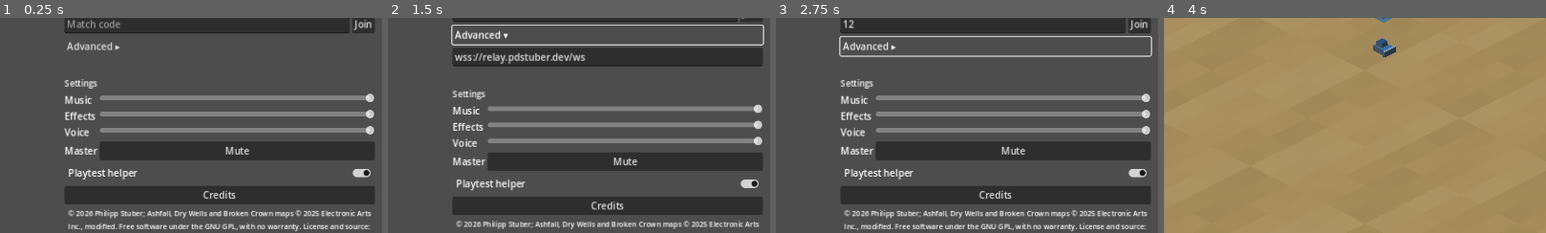
Above: before the commit, frames 1-4 (left to right).
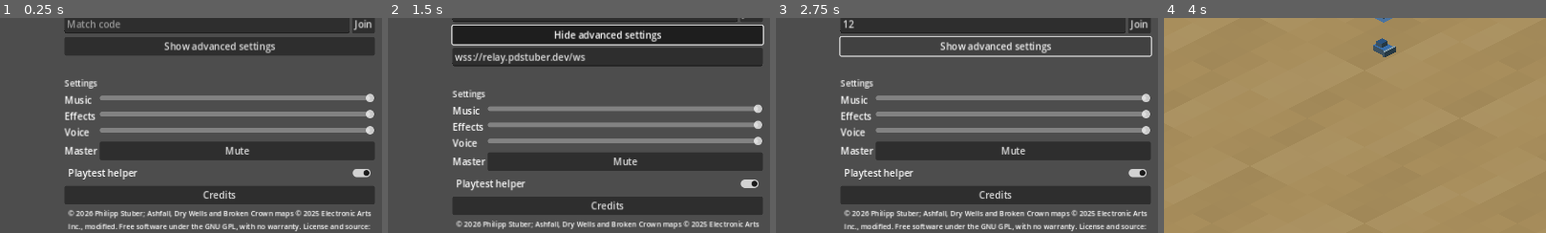
Above: after the commit, the same moments.

Repository: pdstuber/wargrid
Game: Godot game, scene res://scenes/launcher.tscn
Same seed, same stepped clock (60 frames per second), same inputs: the game is played once before the commit and once after it.
Inputs (mouse positions are % of the whole screen's width and height, from its top left):
- Up to frame 1 (0.25 s): no input
- Up to frame 2 (1.5 s): click (48, 44) at 0.52 s; type "12" at 0.6 s; click "Advanced ▸" (after the commit: "Show advanced settings") at 1.25 s
- Up to frame 3 (2.75 s): click "Advanced ▾" (after the commit: "Hide advanced settings") at 2 s
- Up to frame 4 (4 s): click "Start" at 2.75 s; click "Start a second match and list…" at 3.5 s
The pictures show only the part of the screen within x 21-71%, y 42-92%; the shares and areas given below are measured in that part.

The runs differ from the first frame. In frame 1, 6.5% of the frame differs, in the area x 17-98%, y 8-18%; in frame 2, 6.6%, in the area x 17-98%, y 3-12%; in frame 3, 1.0%; in frame 4, nothing differs.

Commit message:
Make the Advanced toggle a plain-text button
The arrow glyphs rendered as tofu in the web build's default font; a visible button reads as clickable.

Diff:
--- a/game/scenes/launcher.tscn
+++ b/game/scenes/launcher.tscn
@@ -95,9 +95,7 @@
 [node name="Advanced" type="Button" parent="Center/Box"]
 layout_mode = 2
 toggle_mode = true
-flat = true
-text = "Advanced ▸"
-alignment = 0
+text = "Show advanced settings"
 
 [node name="RelayUrl" type="LineEdit" parent="Center/Box"]
 visible = false
--- a/game/scripts/launcher.gd
+++ b/game/scripts/launcher.gd
@@ -50,7 +50,7 @@
 
 func _set_advanced(open: bool) -> void:
 	$Center/Box/RelayUrl.visible = open
-	$Center/Box/Advanced.text = "Advanced ▾" if open else "Advanced ▸"
+	$Center/Box/Advanced.text = "Hide advanced settings" if open else "Show advanced settings"
 
 func _show_credits(open: bool) -> void:
 	var text: RichTextLabel = $CreditsPanel/Box/Text
--- a/game/tests/test_online_scene.gd
+++ b/game/tests/test_online_scene.gd
@@ -247,14 +247,15 @@
 		var advanced: Button = box.get_node_or_null("Advanced")
 		var relay: LineEdit = box.get_node_or_null("RelayUrl")
 		if advanced != null and relay != null:
-			runner.check(not advanced.button_pressed and not relay.visible and advanced.text == "Advanced ▸", "N20 Advanced starts closed at %s" % size)
+			runner.check(not advanced.button_pressed and not relay.visible and advanced.text == "Show advanced settings" and not advanced.flat, "N20 Advanced starts closed, as a visible button, at %s" % size)
 			runner.check(relay.text == "wss://relay.pdstuber.dev/ws", "N20 closed fold keeps the default relay URL at %s" % size)
 			launcher._set_busy(true)
 			runner.check(not relay.editable and not relay.visible, "N20 busy locks the hidden relay field at %s" % size)
 			launcher._set_busy(false)
 			runner.check(relay.editable, "N20 idle unlocks the relay field at %s" % size)
 			advanced.button_pressed = true
-			runner.check(relay.visible and advanced.text == "Advanced ▾", "N20 opening Advanced shows the relay field at %s" % size)
+			runner.check(relay.visible and advanced.text == "Hide advanced settings", "N20 opening Advanced shows the relay field at %s" % size)
+			runner.check(advanced.text.to_utf8_buffer().size() == advanced.text.length(), "N20 toggle text is plain ASCII, the default font has no arrow glyphs, at %s" % size)
 			await runner.process_frame
 			await runner.process_frame
 			var view := Rect2(Vector2.ZERO, Vector2(size))
